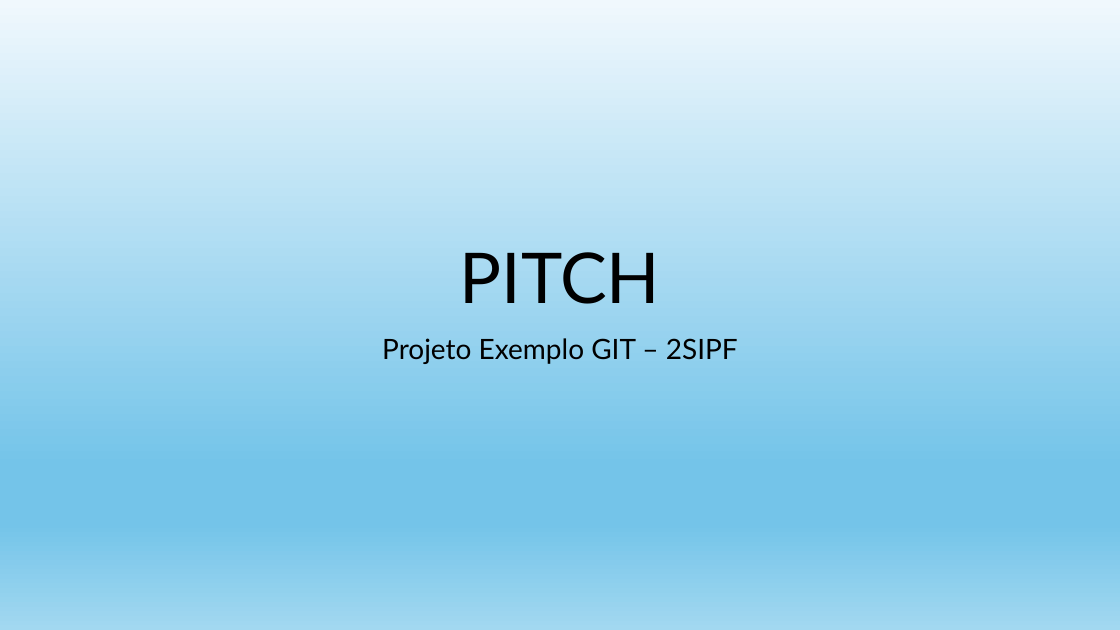
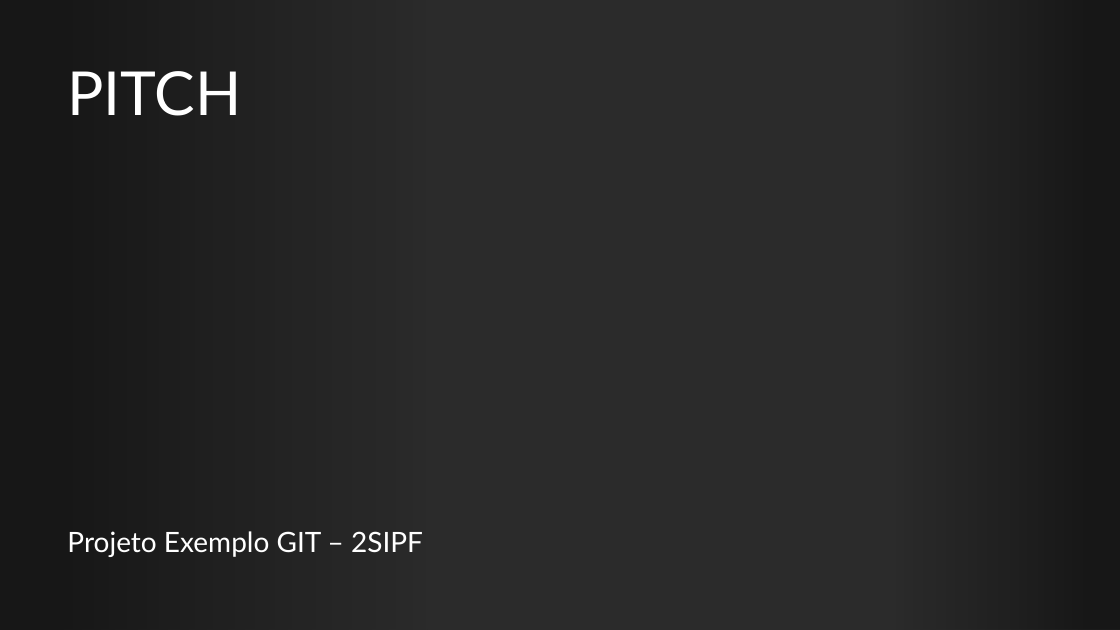
Before and after one commit to Sophia09-pixel/2SIPF-ProjetoExemplo-2024, a slide deck: slide 1 of PastaDocumento/PITCH-PROJETO.pptx. Drawn at 1120x630 pixels with LibreOffice and Linux fonts; fonts in the diff are those of the drawing; background and template pictures are left out; a plain dark background stands for a picture behind light text. Boxes give left, top, right and bottom in pixels: in the first picture for what was removed or moved away, otherwise in the second. Text is boxed around its words. In the diff, an @@ line names an element or a change of style, - is before the commit and + after.

Commit message:
Colocacao de imagem em arquivo recuperado

```diff
--- a/PastaDocumento/PITCH-PROJETO.pptx
+++ b/PastaDocumento/PITCH-PROJETO.pptx
@@ background gradient #F0F8FD to #74C4E9 to #A2D8F0 to picture (left out) @@
@@ rectangle added at [0, 0, 1120, 630], fill #FFFFFF @@
@@ rectangle added at [0, 0, 427, 630], fill gradient #000000 @@
@@ rectangle added at [896, 0, 1120, 630], fill gradient #000000 @@
@@ title "PITCH": place and size @@
-title "PITCH" at [460, 252, 661, 304]
+title "PITCH" at [67, 71, 241, 116]
@@ title "PITCH" at [67, 71, 241, 116]: size 60 to 52 pt, text colour #000000 to #FFFFFF; alignment centre to left; vertical alignment bottom to top @@
@@ subtitle "Projeto Exemplo GIT – 2SIPF": place and size @@
-subtitle "Projeto Exemplo GIT – 2SIPF" at [382, 338, 738, 364]
+subtitle "Projeto Exemplo GIT – 2SIPF" at [67, 531, 423, 557]
@@ subtitle "Projeto Exemplo GIT – 2SIPF" at [67, 531, 423, 557]: text colour #000000 to #FFFFFF; alignment centre to left; vertical alignment top to bottom @@
```
